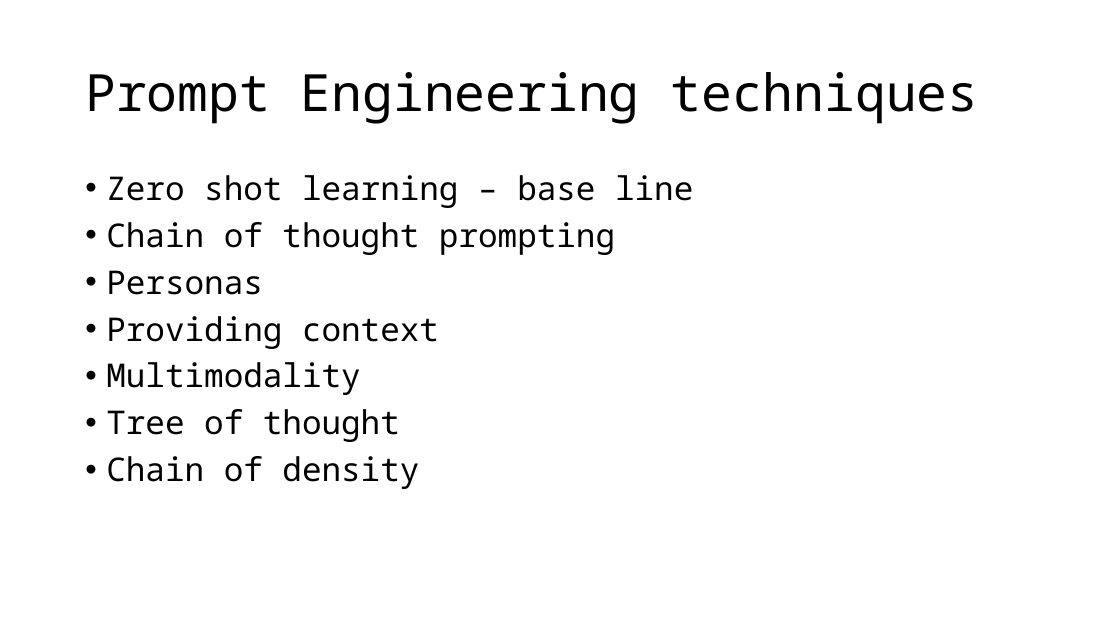
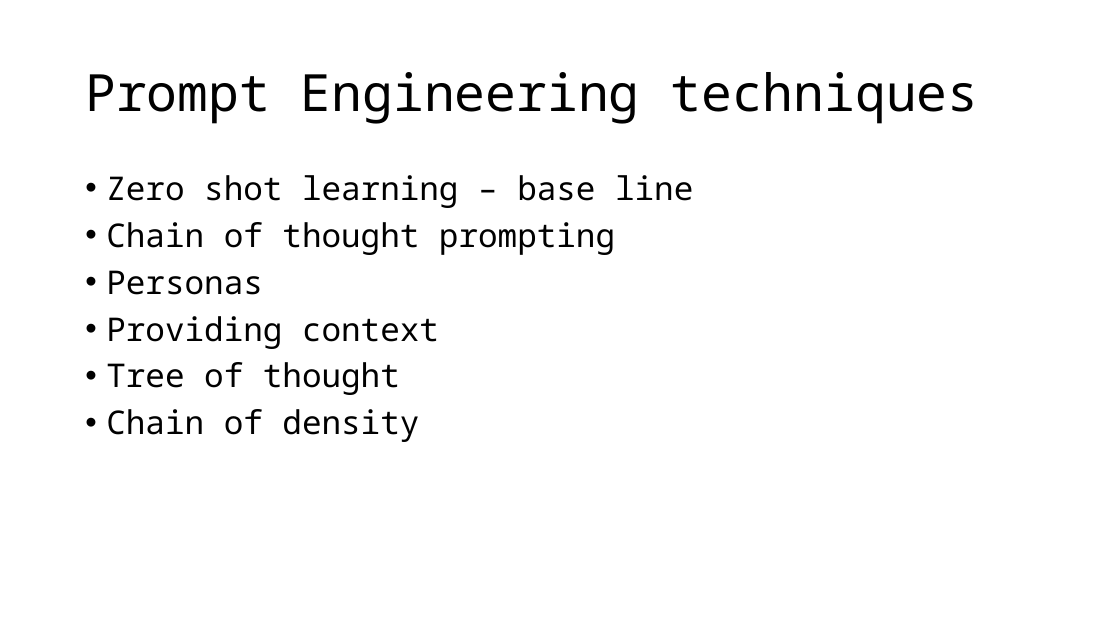
Before and after one commit to as-cal8/RBST-prompt-engineering, a slide deck: slide 8 of presentation/RBST_prompt-eng [Autosaved].pptx. Drawn at 1120x630 pixels with LibreOffice and Linux fonts; fonts in the diff are those of the drawing. Boxes give left, top, right and bottom in pixels: in the first picture for what was removed or moved away, otherwise in the second. Text is boxed around its words. In the diff, an @@ line names an element or a change of style, - is before the commit and + after.

```diff
--- a/presentation/RBST_prompt-eng [Autosaved].pptx
+++ b/presentation/RBST_prompt-eng [Autosaved].pptx
@@ text at (x1=106, y1=362, x2=360, y2=395): paragraph removed @@
-• Multimodality
```
Also in this commit, not shown: 3 other slides changed, 28 other files.
